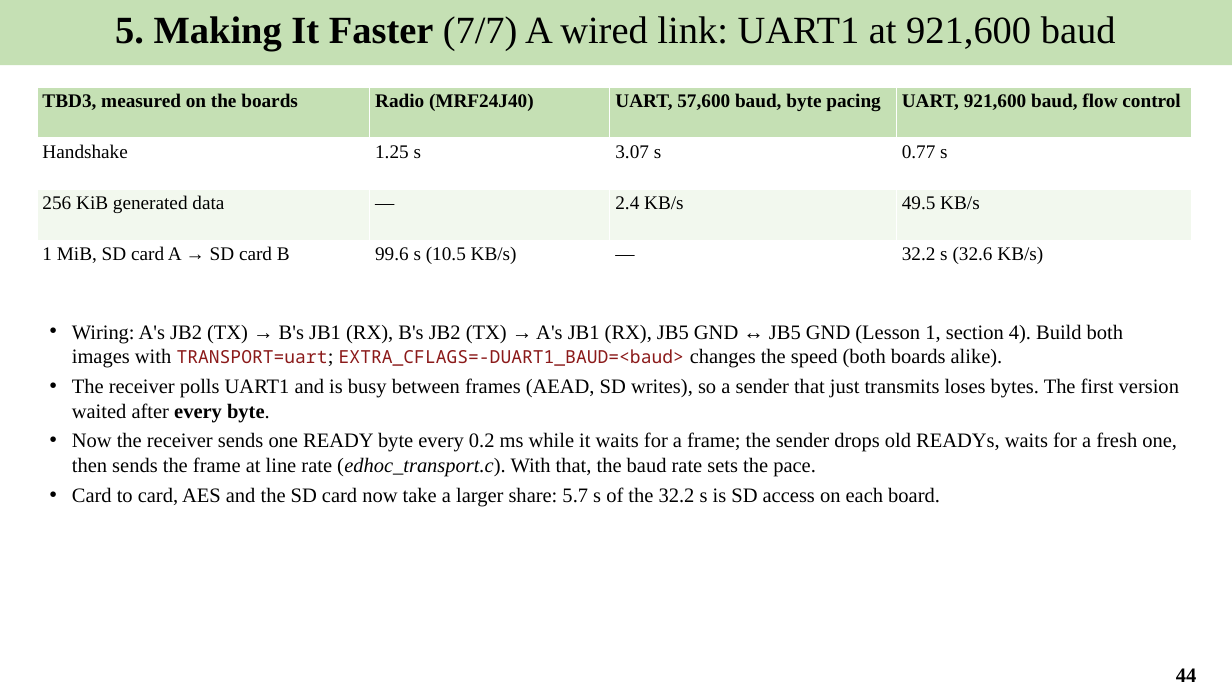
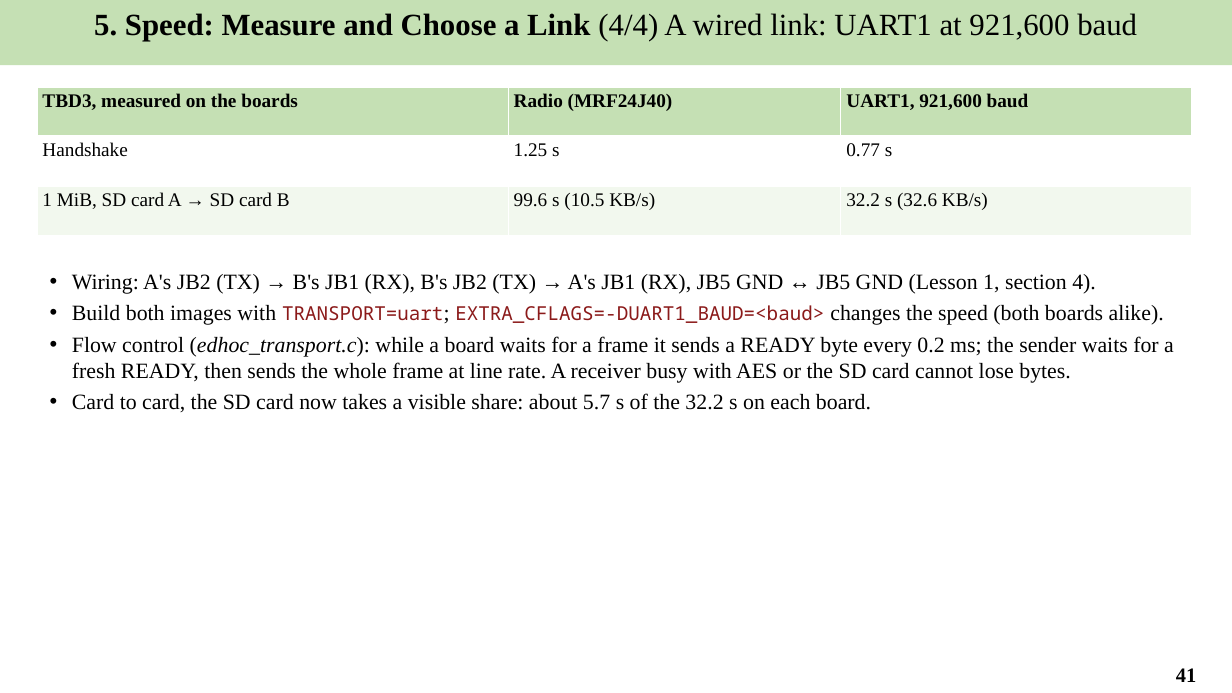
Before and after one commit to Khaiduy/chipyard-edhoc, a slide deck: slide 41 of fpga/sw/export/docs/slides/05_Secure_file_transfer_and_results.pptx (slide 44 before the commit). Drawn at 1232x693 pixels with LibreOffice and Linux fonts; fonts in the diff are those of the drawing. Boxes give left, top, right and bottom in pixels: in the first picture for what was removed or moved away, otherwise in the second. Text is boxed around its words. In the diff, an @@ line names an element or a change of style, - is before the commit and + after.

```diff
--- a/fpga/sw/export/docs/slides/05_Secure_file_transfer_and_results.pptx
+++ b/fpga/sw/export/docs/slides/05_Secure_file_transfer_and_results.pptx
@@ text in rectangle at [94,13,1137,41]: text changed; size 30 to 24 pt @@
-5. Making It Faster (7/7) A wired link: UART1 at 921,600 baud
+5. Speed: Measure and Choose a Link (4/4) A wired link: UART1 at 921,600 baud
@@ table at [37,88,1192,236] @@
-TBD3, measured on the boards | Radio (MRF24J40) | UART, 57,600 baud, byte pacing | UART, 921,600 baud, flow control
-Handshake | 1.25 s | 3.07 s | 0.77 s
-256 KiB generated data | — | 2.4 KB/s | 49.5 KB/s
-1 MiB, SD card A → SD card B | 99.6 s (10.5 KB/s) | — | 32.2 s (32.6 KB/s)
+TBD3, measured on the boards | Radio (MRF24J40) | UART1, 921,600 baud
+Handshake | 1.25 s | 0.77 s
+1 MiB, SD card A → SD card B | 99.6 s (10.5 KB/s) | 32.2 s (32.6 KB/s)
@@ text at [72,274,1174,412]: text changed; size 16 to 17 pt @@
-• Wiring: A's JB2 (TX) → B's JB1 (RX), B's JB2 (TX) → A's JB1 (RX), JB5 GND ↔ JB5 GND (Lesson 1, section 4). Build both images with TRANSPORT=uart; EXTRA_CFLAGS=-DUART1_BAUD=<baud> changes the speed (both boards alike).
-• The receiver polls UART1 and is busy between frames (AEAD, SD writes), so a sender that just transmits loses bytes. The first version waited after every byte.
-• Now the receiver sends one READY byte every 0.2 ms while it waits for a frame; the sender drops old READYs, waits for a fresh one, then sends the frame at line rate (edhoc_transport.c). With that, the baud rate sets the pace.
-• Card to card, AES and the SD card now take a larger share: 5.7 s of the 32.2 s is SD access on each board.
+• Wiring: A's JB2 (TX) → B's JB1 (RX), B's JB2 (TX) → A's JB1 (RX), JB5 GND ↔ JB5 GND (Lesson 1, section 4).
+• Build both images with TRANSPORT=uart; EXTRA_CFLAGS=-DUART1_BAUD=<baud> changes the speed (both boards alike).
+• Flow control (edhoc_transport.c): while a board waits for a frame it sends a READY byte every 0.2 ms; the sender waits for a fresh READY, then sends the whole frame at line rate. A receiver busy with AES or the SD card cannot lose bytes.
+• Card to card, the SD card now takes a visible share: about 5.7 s of the 32.2 s on each board.
@@ page number at [1176,668,1196,682]: text changed @@
-44
+41
```
Also in this commit, not shown: 23 other slides changed, 4 slides added, 7 slides removed, 13 other files.
